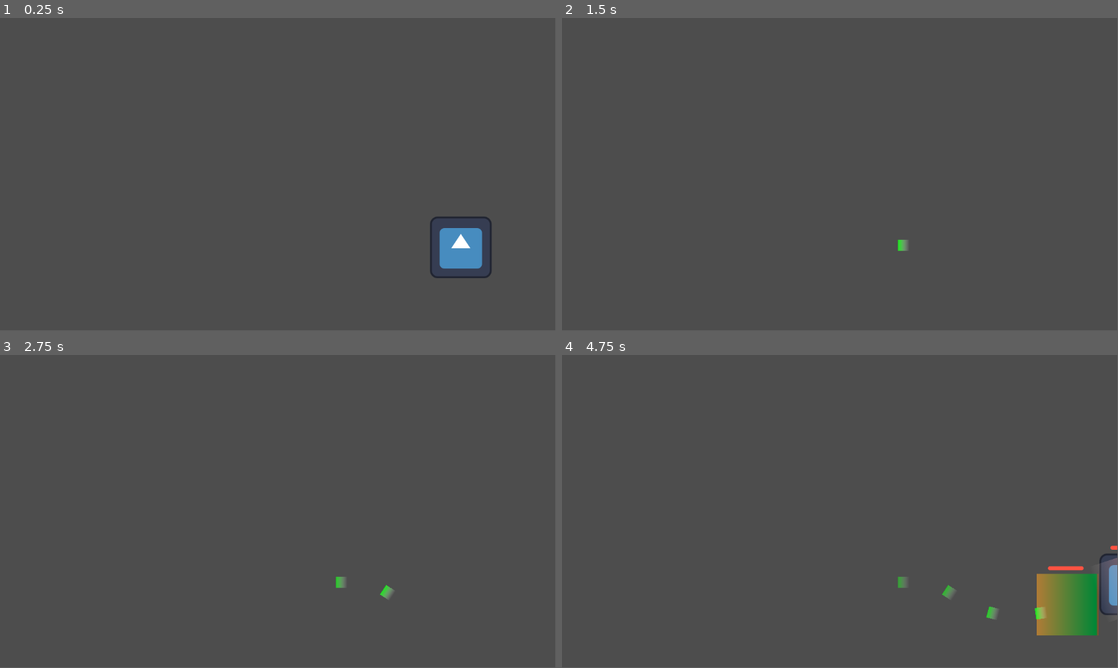
Above: before the commit, frames 1-4 (two rows, left to right).
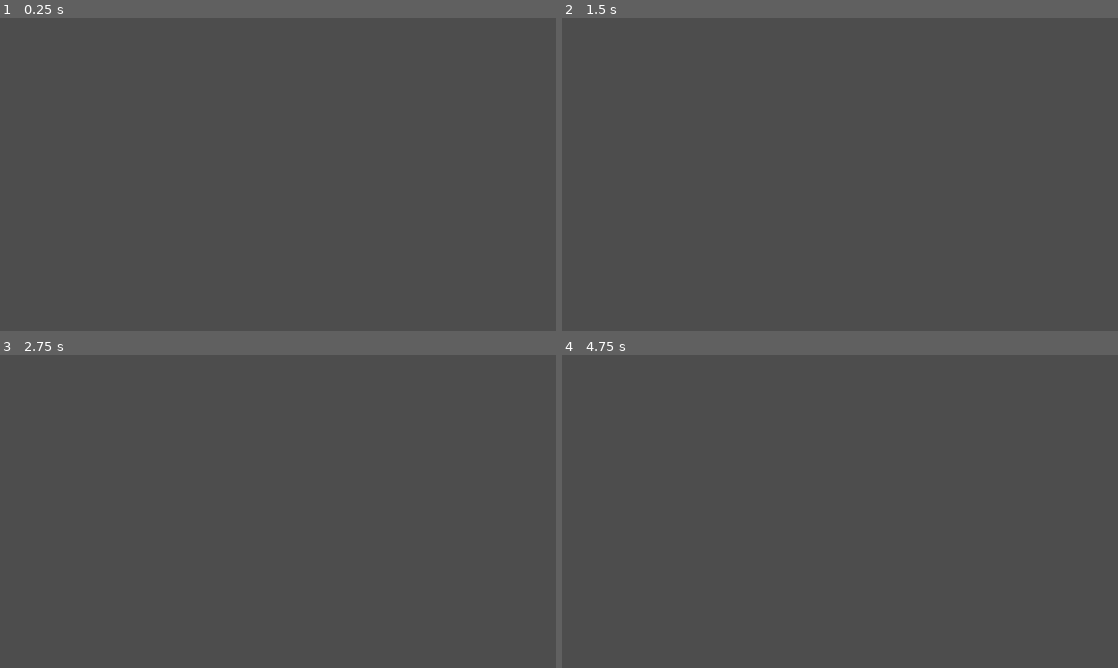
Above: after the commit, the same moments.

Repository: DarrylBD99/Game-Off-2023
Game: Godot game, scene res://Scenes/Levels/LevelTest.tscn
Same seed, same stepped clock (60 frames per second), same inputs: the game is played once before the commit and once after it. The engine's default icon, where the game draws it, is replaced by a stand-in: a white triangle on a blue panel in a dark square.
Inputs (mouse positions are in pixels of both pictures, inside the frame that each line leads up to):
- Up to frame 1 (0.25 s): no input
- Up to frame 2 (1.5 s): tap Enter at 0.5 s; move the mouse to (962, 158) at 0.52 s; hold D (player_right) 0.53-1.28 s; hold Q (player_ability) 0.53-1.28 s; move the mouse to (728, 190) at 1.27 s; hold S (player_down) from 1.28 s (still down); click (728, 190) at 1.35 s
- Up to frame 3 (2.75 s): tap Space at 2 s; move the mouse to (333, 442) at 2.02 s; release S (player_down) at 2.03 s; hold D (player_right) from 2.03 s (still down); hold Q (player_ability) from 2.03 s (still down)
- Up to frame 4 (4.75 s): tap Enter at 2.75 s; move the mouse to (812, 574) at 2.77 s; release D (player_right) at 2.78 s; release Q (player_ability) at 2.78 s; hold W (player_up) 2.78-3.53 s; click (812, 574) at 2.85 s; move the mouse to (1006, 558) at 3.52 s; hold Q (player_ability) 3.53-4.28 s; hold A (player_left) from 3.53 s (still down); move the mouse to (673, 464) at 4.27 s; click (673, 464) at 4.35 s
The window is 799x449 before the commit and 800x450 after it. Grey fills any space a smaller window leaves; there, only what the larger window draws over its background counts as a difference.

The runs differ from the first frame. In frame 1, 1.3% of the frame differs, in the area x 77-89%, y 63-84%; in frame 2, less than 0.1%; in frame 3, 0.1%; in frame 4, 2.8%, in the area x 60-100%, y 60-90%.

Commit message:
Update project.godot

Diff:
--- a/project.godot
+++ b/project.godot
@@ -21,10 +21,11 @@
 
 [display]
 
-window/size/viewport_width=1920
-window/size/viewport_height=1080
+window/size/viewport_width=640
+window/size/viewport_height=360
 window/size/window_width_override=1152
 window/size/window_height_override=648
+window/stretch/mode="canvas_items"
 mouse_cursor/custom_image="res://Sprites/GUI/cursor.png"
 
 [dotnet]
@@ -69,3 +70,4 @@
 2d_physics/layer_1="Player"
 2d_physics/layer_2="Enemy"
 2d_physics/layer_3="Bullet"
+2d_physics/layer_4="Wall"
